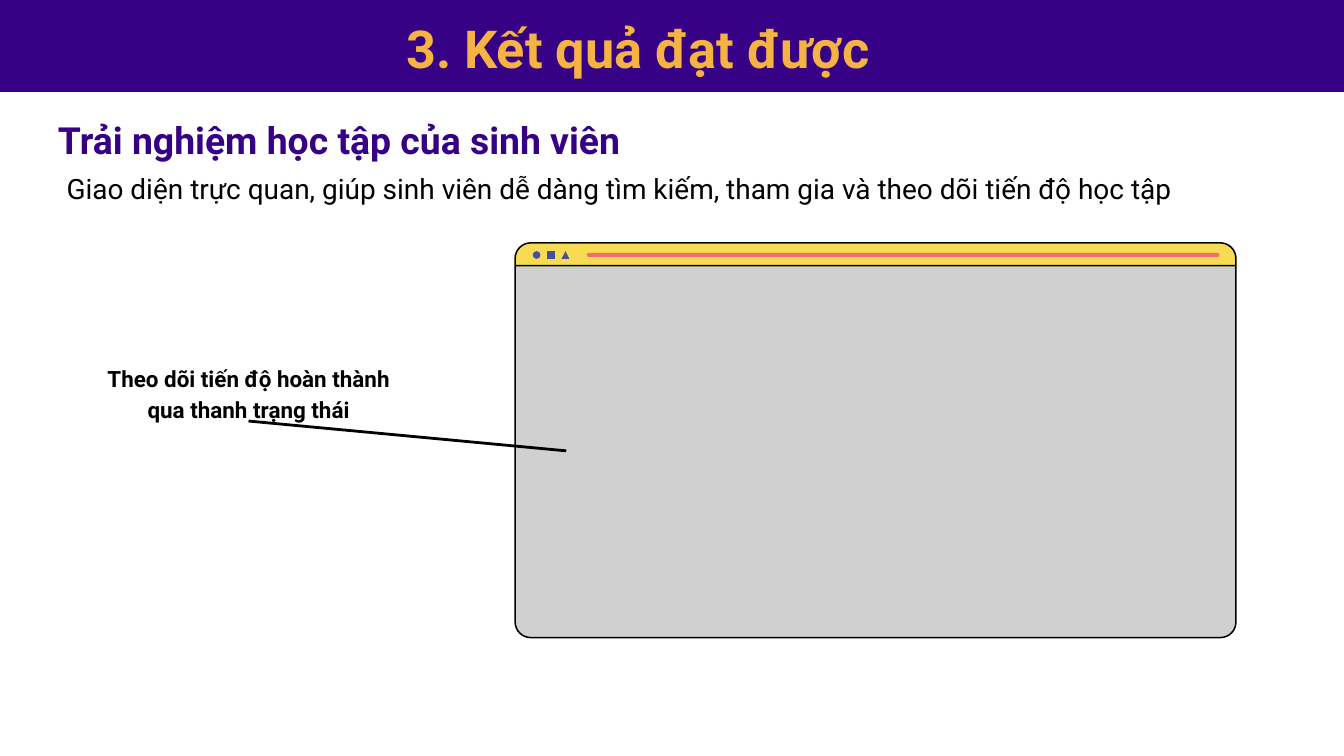
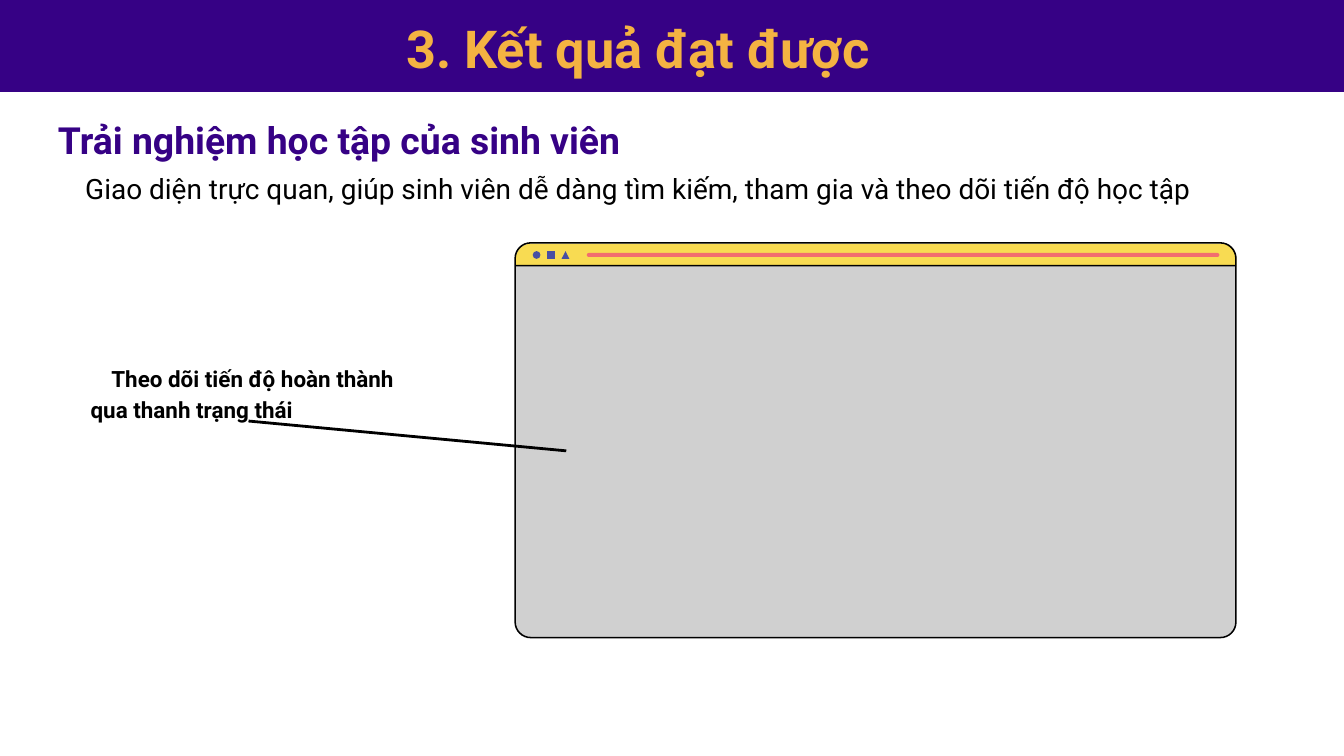
Before and after one commit to Huyle205/csn-da23ttc-letuanhuy-webhoctap-reactjs, a slide deck: slide 9 of thesis/abs/Bao cao thuyet trinh.pptx. Drawn at 1344x756 pixels with LibreOffice and Linux fonts; fonts in the diff are those of the drawing; grey boxes stand for pictures. Boxes give left, top, right and bottom in pixels: in the first picture for what was removed or moved away, otherwise in the second. Text is boxed around its words. In the diff, an @@ line names an element or a change of style, - is before the commit and + after.

```diff
--- a/thesis/abs/Bao cao thuyet trinh.pptx
+++ b/thesis/abs/Bao cao thuyet trinh.pptx
@@ text "Giao diện trực quan, giúp ...": place and size @@
-text "Giao diện trực quan, giúp ..." at <box>67,176,1171,205</box>
+text "Giao diện trực quan, giúp ..." at <box>85,176,1190,205</box>
@@ text at <box>91,401,293,424</box>: alignment centre to left @@
```
Also in this commit, not shown: 12 other slides changed.
